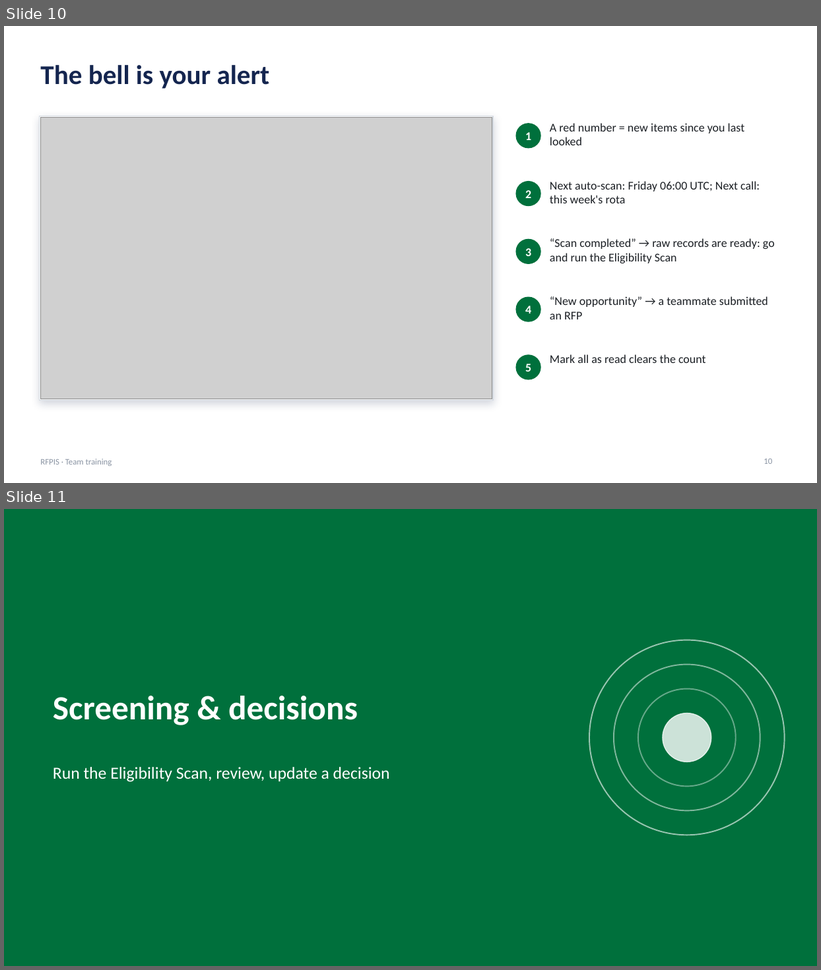
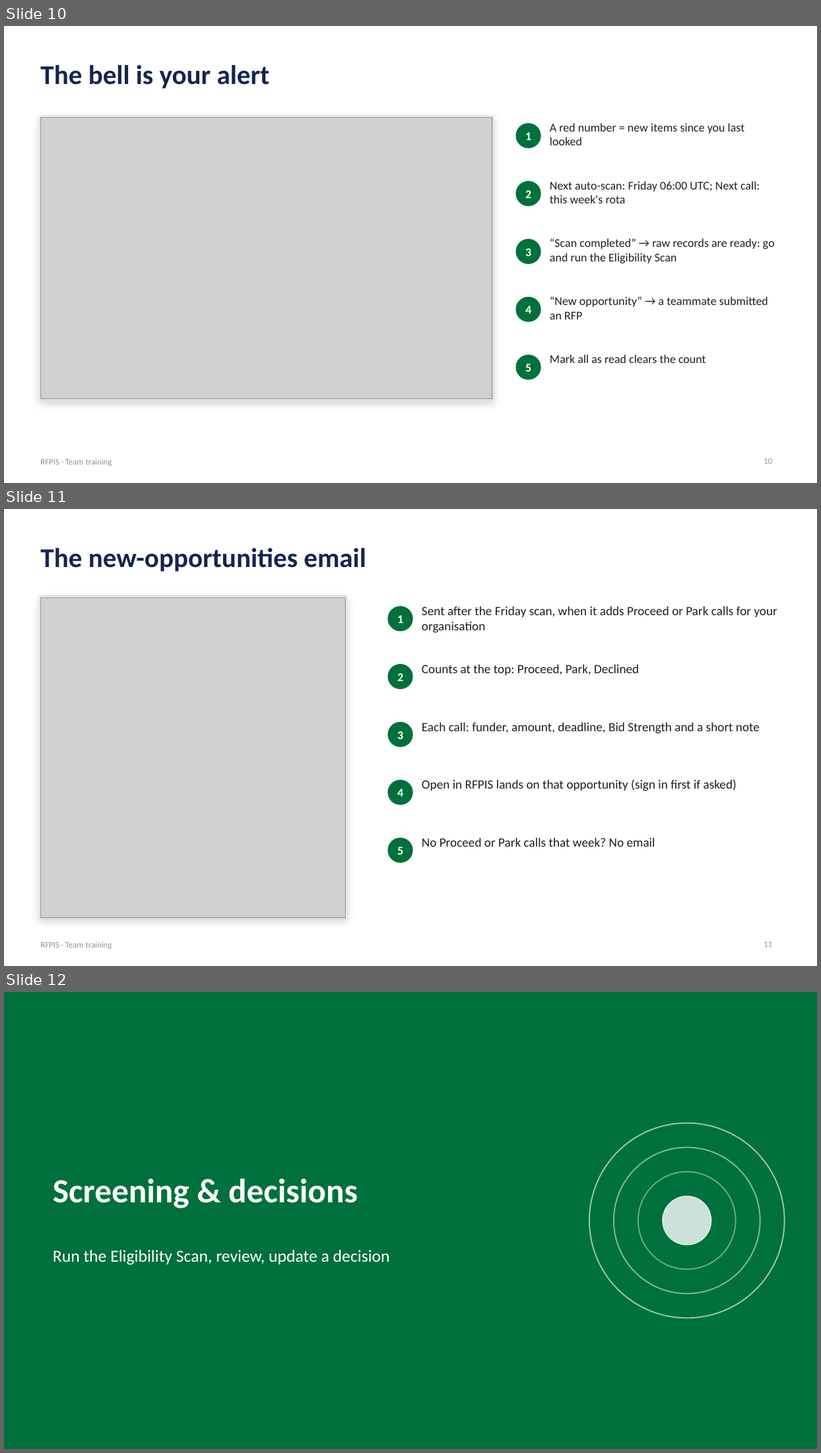
Before and after one commit to bensah/chai-rfpis, a slide deck: assets/help/RFPIS_Training_Deck.pptx. Shown one above the other, each under a label of ours: slides 10 and 11 before the commit, slides 10, 11 and 12 after it. The pictures are 821x970 and 821x1453 pixels, drawn with LibreOffice and Linux fonts; fonts in the diff are those of the drawing; grey boxes stand for pictures. Boxes give left, top, right and bottom in pixels: in the first picture for what was removed or moved away, otherwise in the second. Text is boxed around its words. In the diff, an @@ line names an element or a change of style, - is before the commit and + after.

```diff
--- a/assets/help/RFPIS_Training_Deck.pptx
+++ b/assets/help/RFPIS_Training_Deck.pptx
@@ slide 11 added at box(4, 509, 817, 966), background #FFFFFF; not listed: 1 template element that a slide beside it also shows @@
@@ title added at box(40, 548, 366, 572), 32 pt, text #14254F, bold @@
+The new-opportunities email
@@ rectangle added at box(40, 596, 347, 919), fill #FFFFFF, outline #D5DBE2 1 pt @@
@@ picture added at box(40, 597, 346, 918) @@
@@ ellipse added at box(388, 607, 413, 631), fill #00703C, outline #00703C 1 pt @@
@@ text added at box(422, 606, 778, 633), 15 pt, text #1B1F24 @@
+Sent after the Friday scan, when it adds Proceed or Park calls for your organisation
@@ text added at box(397, 615, 403, 623), 14 pt, text #FFFFFF, bold @@
+1
@@ ellipse added at box(388, 665, 413, 689), fill #00703C, outline #00703C 1 pt @@
@@ text added at box(422, 664, 639, 675), 15 pt, text #1B1F24 @@
+Counts at the top: Proceed, Park, Declined
@@ text added at box(397, 673, 403, 681), 14 pt, text #FFFFFF, bold @@
+2
@@ ellipse added at box(388, 722, 413, 747), fill #00703C, outline #00703C 1 pt @@
@@ text added at box(422, 722, 760, 734), 15 pt, text #1B1F24 @@
+Each call: funder, amount, deadline, Bid Strength and a short note
@@ text added at box(397, 731, 403, 739), 14 pt, text #FFFFFF, bold @@
+3
@@ ellipse added at box(388, 780, 413, 805), fill #00703C, outline #00703C 1 pt @@
@@ text added at box(422, 780, 737, 791), 15 pt, text #1B1F24 @@
+Open in RFPIS lands on that opportunity (sign in first if asked)
@@ text added at box(397, 789, 403, 797), 14 pt, text #FFFFFF, bold @@
+4
@@ ellipse added at box(388, 838, 413, 863), fill #00703C, outline #00703C 1 pt @@
@@ text added at box(422, 838, 655, 847), 15 pt, text #1B1F24 @@
+No Proceed or Park calls that week? No email
@@ text added at box(397, 847, 403, 855), 14 pt, text #FFFFFF, bold @@
+5
@@ page number added at box(764, 942, 772, 947), 10 pt, text #8A94A3 @@
+11
@@ what was slide 11 is now slide 12 @@
```
Also in this commit, not shown: 4 slides changed, 14 other files.
